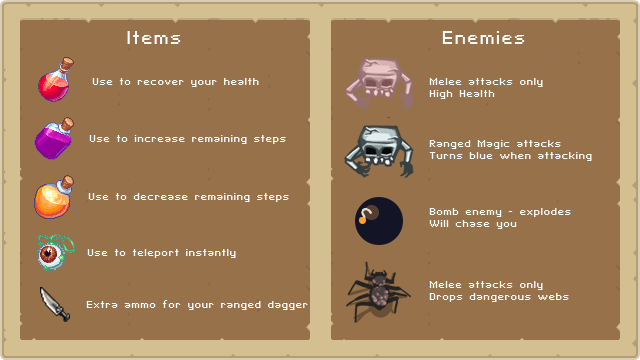
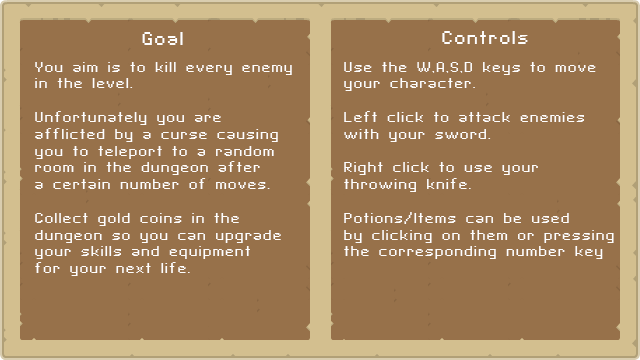
Two versions of the same layered image (640×360). Layer-by-layer changes:
removed layer "spider_run" over [left=346, top=261, right=411, bottom=323]
removed layer "skeleton_move copy" over [left=344, top=55, right=554, bottom=110]
removed layer "skeleton_move" over [left=344, top=117, right=414, bottom=178]
removed layer "Extra ammo for your ranged dagger" over [left=86, top=300, right=308, bottom=310]
renamed "Bomb enemy - explodes Will chase you" to "Use the W,A,S,D keys to move your character. Left click to att", moved it above "You aim is to kill every enemy in the level. Unfortunately you", painted on it over [left=344, top=62, right=614, bottom=259]
removed layer "Ranged Magic attacks Turns blue when attacking" over [left=429, top=140, right=592, bottom=161]
removed layer "Melee attacks only High Health" over [left=429, top=78, right=543, bottom=99]
removed layer "Use to recover your health" over [left=92, top=78, right=259, bottom=87]
removed layer "Bomb_f02" over [left=355, top=197, right=403, bottom=245]
renamed "Use to teleport instantly" to "You aim is to kill every enemy in the level. Unfortunately you", painted on it over [left=35, top=62, right=292, bottom=276]
removed layer "Use to decrease remaining steps" over [left=88, top=193, right=289, bottom=202]
removed layer "Use to increase remaining steps" over [left=89, top=135, right=286, bottom=144]
removed layer "Melee attacks only Drops dangerous webs" over [left=429, top=281, right=569, bottom=302]
renamed "Enemies" to "Controls", painted on it over [left=442, top=31, right=528, bottom=44]
removed layer "Decrease" over [left=34, top=175, right=74, bottom=219]
removed layer "Increase" over [left=34, top=117, right=74, bottom=160]
removed layer "dagger" over [left=40, top=287, right=70, bottom=322]
removed layer "Teleport" over [left=37, top=234, right=75, bottom=271]
removed layer "HP" over [left=38, top=57, right=74, bottom=102]
…and 1 more changes (1 painted, 1 renamed)
